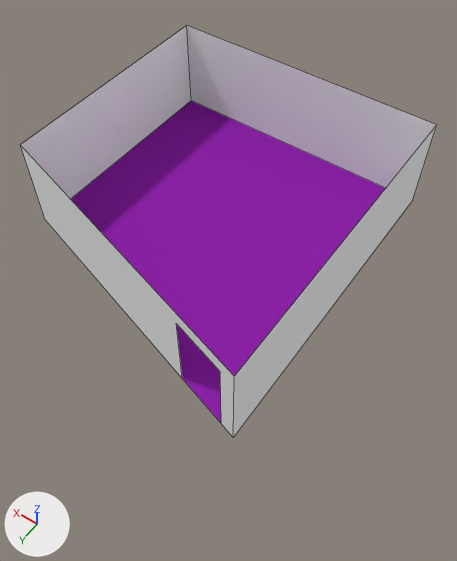
What one commit did to the Blender file Javoc/Assets/meshes/kitchen_room.blend.
Both versions are drawn from a camera (50 mm lens) standing at (-5.45, 7.24, 8.68) and looking at (-1.24, 1.33, -0.6). The axes (+X, +Y, +Z) are drawn at lower left. The lights are the same throughout. Mesh edges are drawn as thin lines.

Before the edit, the objects in view are built like this:
```python
me_cube_001 = bpy.data.meshes.new('Cube.001')
me_cube_001.from_pydata(...)  # 12 vertices, 5 faces; spans x -1.0..1.0, y -1.0..1.22, z -1.0..1.0
# faces by material slot: [4, 1]
me_cube_001.materials.append(mat_walls)  # white #fafafa
me_cube_001.materials.append(mat_kitchenfloor)  # purple #8e24aa
# before: 8 (-0.55, 1.1, -1.0) at pixel (182, 378), 9 (-0.9, 1.19, -1.0) at pixel (221, 423)
ob_cube = bpy.data.objects.new('Cube', me_cube_001)
ob_cube.location = (0.0, 0.0, 0.0)
ob_cube.scale = (3.0, 3.0, 1.0)
```
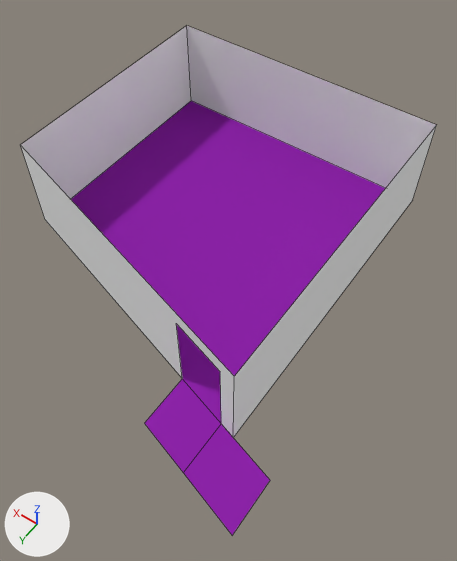
Where the change shows, as pixel boxes (x1, y1, x2, y2) in the pictures (457 x 561 px):
'Cube', reshaped (23% taller)
    before: (21, 26, 436, 438)
    after: (21, 26, 436, 535)
part 1 of me_cube_001, added (purple)
    after: (145, 379, 270, 535)

The change, as a list of edits to the scene's bpy script:
```text
Change me_cube_001:
    where me_cube_001.from_pydata(...)  # 12 vertices, 5 faces; spans x -1.0..1.0, y -1.0..1.22, z -1.0..1.0
    used by ob_cube; location = (0.0, 0.0, 0.0); scale = (3.0, 3.0, 1.0)
    verts and faces of me_cube_001; kept vertices keep their numbers, new ones are numbered from 12
    me_cube_001 part 1
    add verts[12] = (-0.55, 1.44, -1.0)  # pixel (144, 423)
    add verts[13] = (-0.9, 1.53, -1.0)  # pixel (183, 472)
    add verts[14] = (-1.29, 1.3, -1.0)  # pixel (270, 480)
    add verts[15] = (-1.29, 1.64, -1.0)  # pixel (232, 535)
    add faces += [(8, 12, 13, 9), (9, 13, 15, 14)]  # mat_kitchenfloor (purple #8e24aa)
```
